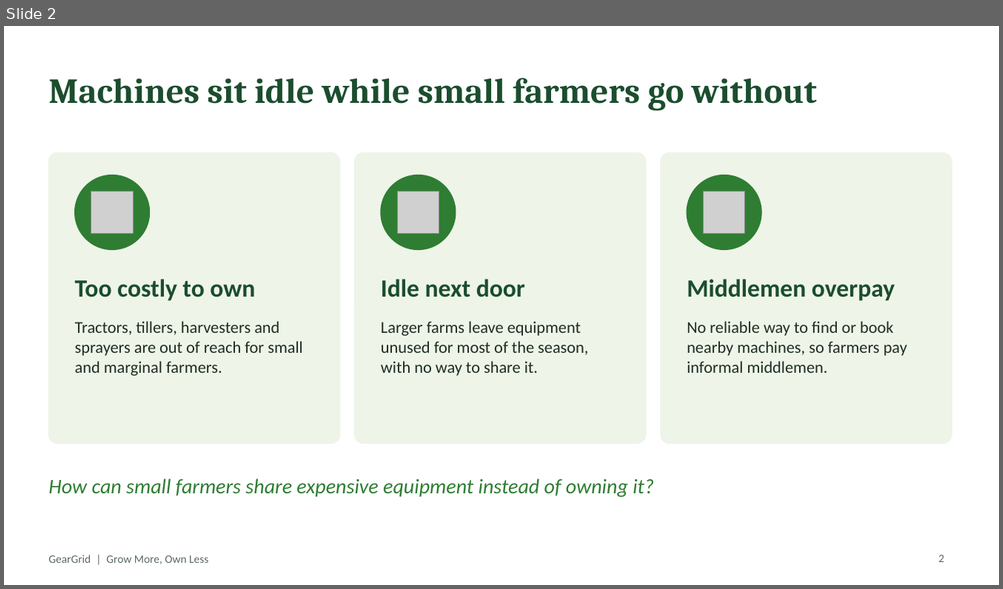
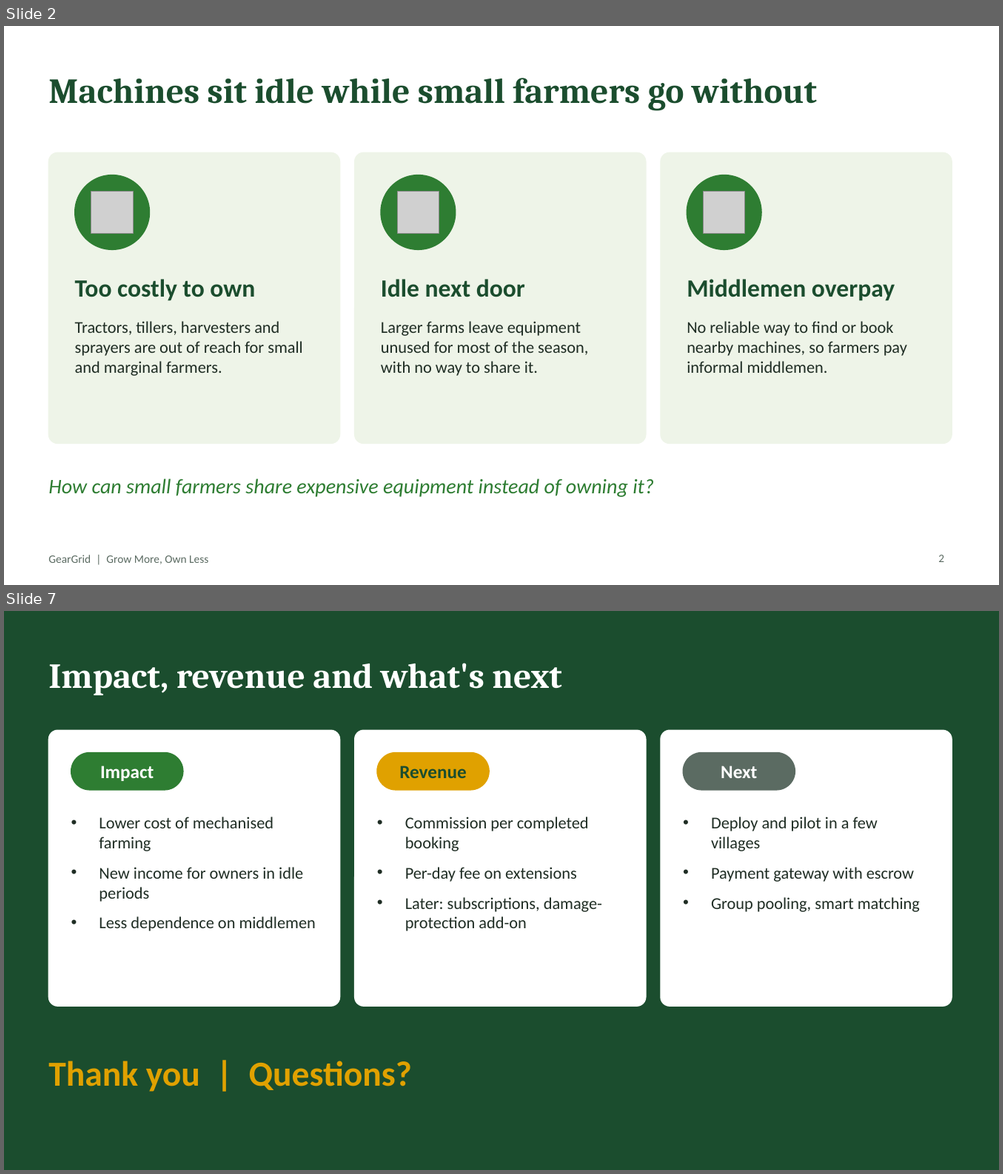
Before and after one commit to prateEKsaha07/GearGrid, a slide deck: gg-docs/ppt/GearGrid_Semifinal_Pitch.pptx. Shown one above the other, each under a label of ours: slide 2 before the commit, slides 2 and 7 after it; the slides between them are not shown. The pictures are 1003x589 and 1003x1174 pixels, drawn with LibreOffice and Linux fonts; fonts in the diff are those of the drawing; grey boxes stand for pictures. Boxes give left, top, right and bottom in pixels: in the first picture for what was removed or moved away, otherwise in the second. Text is boxed around its words. In the diff, an @@ line names an element or a change of style, - is before the commit and + after.

```diff
--- a/gg-docs/ppt/GearGrid_Semifinal_Pitch.pptx
+++ b/gg-docs/ppt/GearGrid_Semifinal_Pitch.pptx
@@ slide 7 added at (4,611,999,1170), background #1B4D2E @@
@@ title added at (48,663,561,695), 34 pt, text #FFFFFF, bold @@
+Impact, revenue and what's next
@@ rounded rectangle added at (48,730,340,1006), fill #FFFFFF, outline #FFFFFF 1 pt @@
@@ rounded rectangle added at (355,730,646,1006), fill #FFFFFF, outline #FFFFFF 1 pt @@
@@ rounded rectangle added at (660,730,951,1006), fill #FFFFFF, outline #FFFFFF 1 pt @@
@@ rounded rectangle added at (71,753,183,790), fill #2E7D32, outline #2E7D32 1 pt @@
@@ text added at (100,766,153,781), 18 pt, text #FFFFFF, bold @@
+Impact
@@ rounded rectangle added at (377,753,489,790), fill #E0A100, outline #E0A100 1 pt @@
@@ text added at (399,766,466,778), 18 pt, text #1B4D2E, bold @@
+Revenue
@@ rounded rectangle added at (683,753,795,790), fill #5B6B62, outline #5B6B62 1 pt @@
@@ text added at (720,766,757,778), 18 pt, text #FFFFFF, bold @@
+Next
@@ text added at (99,817,316,931), 16 pt, text #1F2D24 @@
+• Lower cost of mechanised farming
+• New income for owners in idle periods
+• Less dependence on middlemen
@@ text added at (405,817,602,931), 16 pt, text #1F2D24 @@
+• Commission per completed booking
+• Per-day fee on extensions
+• Later: subscriptions, damage-protection add-on
@@ text added at (711,817,919,912), 16 pt, text #1F2D24 @@
+• Deploy and pilot in a few villages
+• Payment gateway with escrow
+• Group pooling, smart matching
@@ text added at (48,1061,412,1092), 34 pt, text #E0A100, bold @@
+Thank you | Questions?
```
Also in this commit, not shown: 3 slides changed, 1 other slide added, 5 slides removed.
